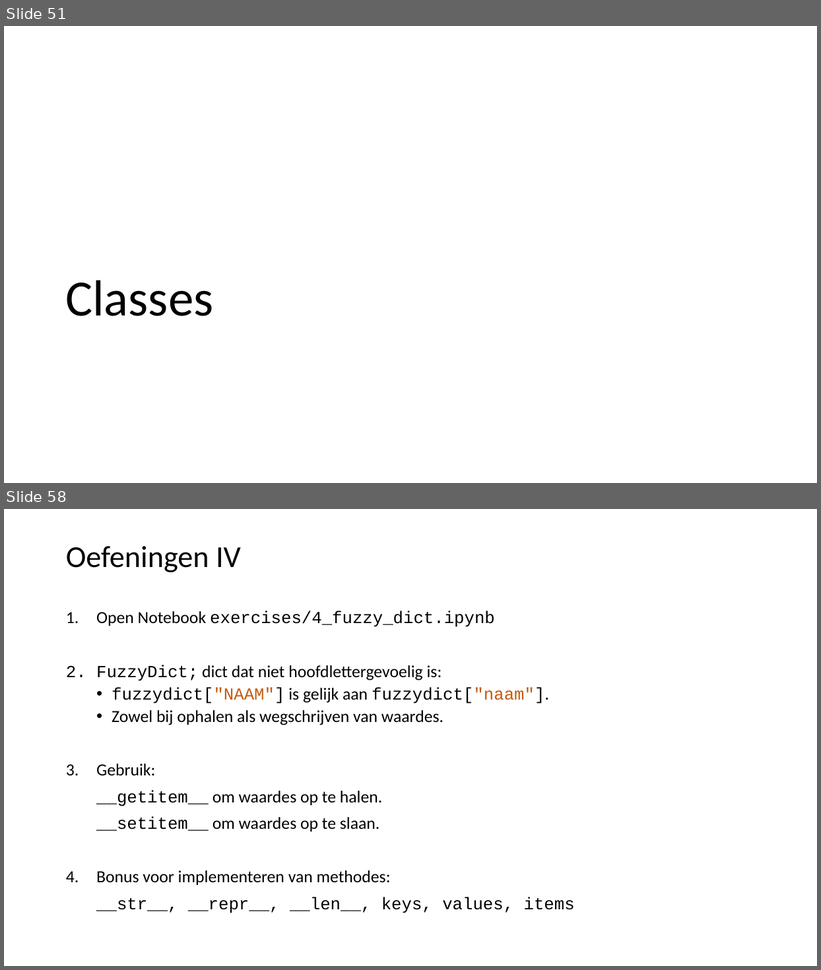
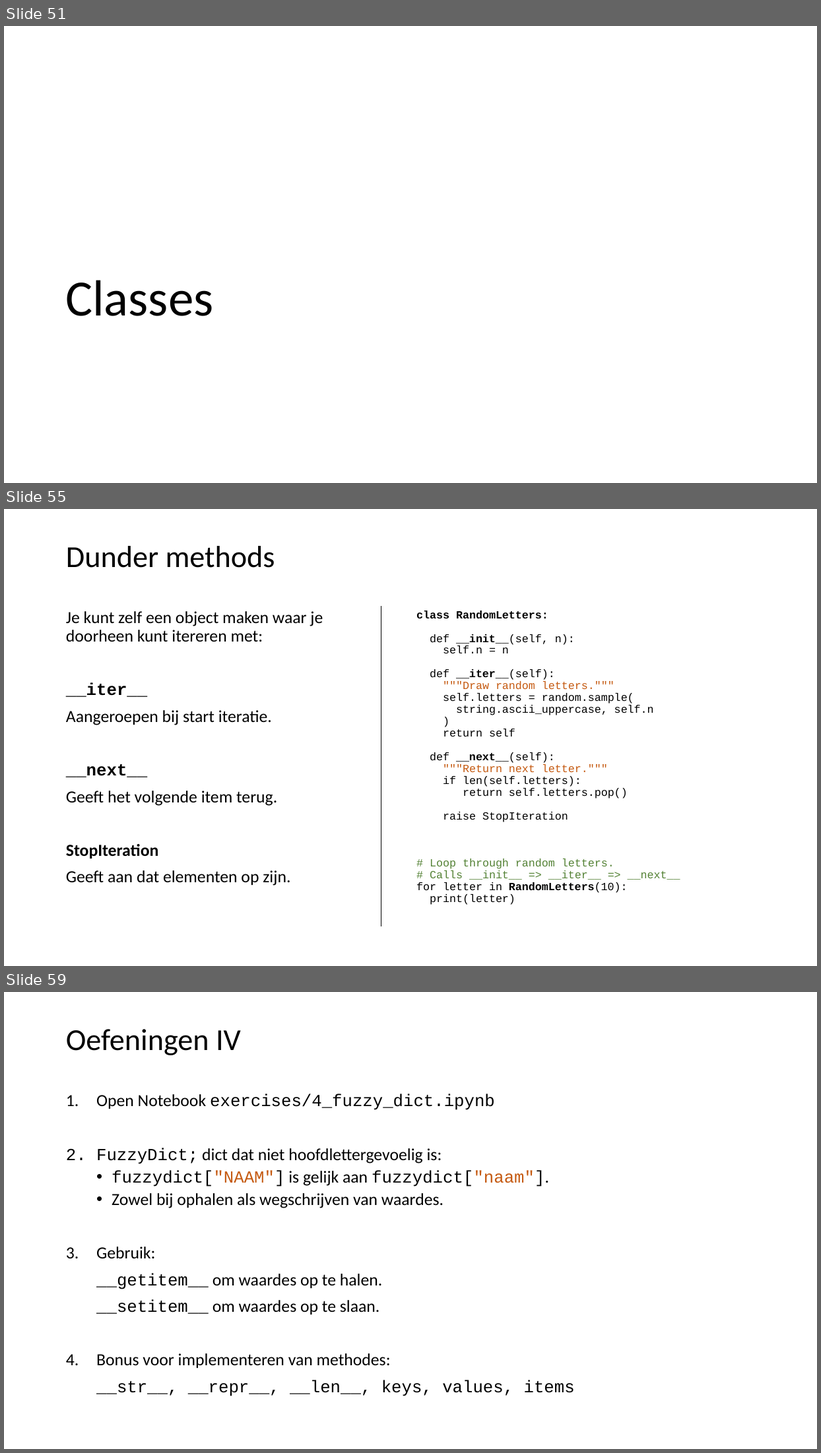
Before and after one commit to LFKoning/knowledge-sharing, a slide deck: python_course/1_basics_classes/python_cursus_1.pptx. Shown one above the other, each under a label of ours: slides 51 and 58 before the commit, slides 51, 55 and 59 after it; the slides between them are not shown. The pictures are 821x970 and 821x1453 pixels, drawn with LibreOffice and Linux fonts; fonts in the diff are those of the drawing. Boxes give left, top, right and bottom in pixels: in the first picture for what was removed or moved away, otherwise in the second. Text is boxed around its words. In the diff, an @@ line names an element or a change of style, - is before the commit and + after.

```diff
--- a/python_course/1_basics_classes/python_cursus_1.pptx
+++ b/python_course/1_basics_classes/python_cursus_1.pptx
@@ slide 55 added at bbox=[4, 509, 817, 966], background #FFFFFF @@
@@ title added at bbox=[66, 546, 275, 568], 36 pt, text #000000 @@
+Dunder methods
@@ line added from (382, 606) to (382, 927), #000000 1.5 pt @@
@@ text added at bbox=[66, 611, 323, 886], 20 pt, text #000000 @@
+Je kunt zelf een object maken waar je doorheen kunt itereren met:
+__iter__
+Aangeroepen bij start iteratie.
+__next__
+Geeft het volgende item terug.
+StopIteration
+Geeft aan dat elementen op zijn.
@@ text added at bbox=[416, 611, 680, 905], 12.9 pt, text #000000 @@
+class RandomLetters:
+def __init__(self, n):
+self.n = n
+def __iter__(self):
+"""Draw random letters."""
+self.letters = random.sample(
+string.ascii_uppercase, self.n
+)
+return self
+def __next__(self):
+"""Return next letter."""
+if len(self.letters):
+return self.letters.pop()
+raise StopIteration
+# Loop through random letters.
+# Calls __init__ => __iter__ => __next__
+for letter in RandomLetters(10):
+print(letter)
@@ what was slide 58 is now slide 59 @@
```
Also in this commit, not shown: 7 slides changed, 3 other files.
